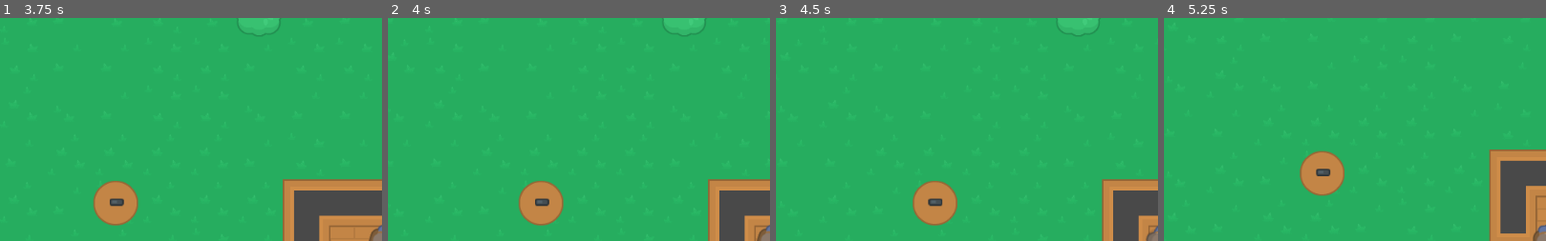
Above: before the commit, frames 1-4 (left to right).
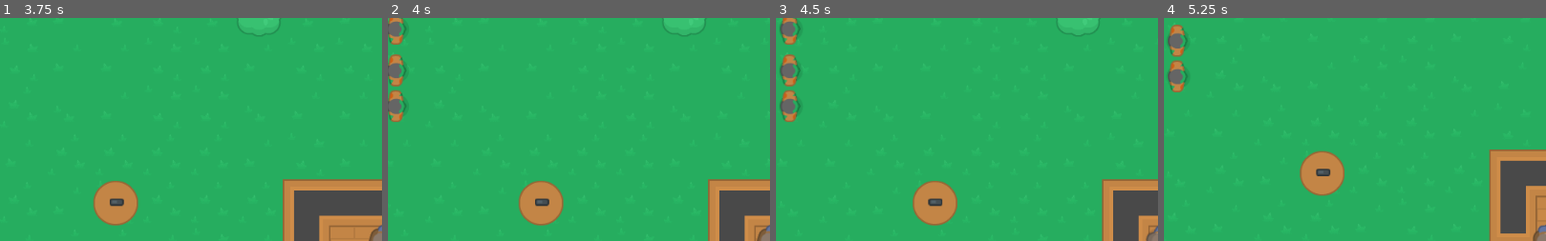
Above: after the commit, the same moments.

Repository: BrunoM24/Top-Down-Simple-Game
Game: Godot game, scene res://src/World.tscn
The game is run twice, just before and just after one commit, with the same random seed, the same clock (stepped at 60 frames per second) and the same inputs.
Inputs (mouse positions are % of the whole screen's width and height, from its top left):
- Up to frame 1 (3.75 s): tap Enter at 0.5, 2 s; move the mouse to (72, 45) at 0.52 s; hold D (move_right) 0.53-1.28 s; hold E (interact) 0.53-1.28 s; tap Space at 1.25 s; move the mouse to (30, 55) at 1.27 s; hold S (move_down) 1.28-2.03 s; click (30, 55) at 1.35 s; move the mouse to (60, 28) at 2.02 s; hold D (move_right) 2.03-2.78 s; hold E (interact) 2.03-2.78 s; move the mouse to (45, 70) at 2.77 s; hold W (move_up) 2.78-3.53 s; click (45, 70) at 2.85 s; move the mouse to (80, 65) at 3.52 s; hold A (move_left) from 3.53 s (still down); hold E (interact) from 3.53 s (still down)
- Up to frame 2 (4 s): keep holding A (move_left); keep holding E (interact)
- Up to frame 3 (4.5 s): keep holding A (move_left); move the mouse to (20, 35) at 4.27 s; release E (interact) at 4.28 s; click (20, 35) at 4.35 s
- Up to frame 4 (5.25 s): tap Space at 5 s; move the mouse to (55, 50) at 5.02 s; release A (move_left) at 5.03 s; hold S (move_down) from 5.03 s (still down); hold E (interact) from 5.03 s (still down)
The pictures show only the part of the screen within x 0-50%, y 0-50%; the shares and areas given below are measured in that part.

Frame 1 is identical in both runs. In frame 2, 1.5% of the frame differs, in the area x 0-5%, y 0-47%; in frame 3, 1.6%, in the area x 1-7%, y 0-47%; in frame 4, 1.1%.

Commit message:
WorldScene - Updated the World

Diff:
--- a/src/World.tscn
+++ b/src/World.tscn
@@ -72,19 +72,19 @@
 position = Vector2( -384.982, 174.763 )
 
 [node name="Zombie13" parent="Enemies" instance=ExtResource( 6 )]
-position = Vector2( -476.982, 284.763 )
+position = Vector2( -32.5097, -126.374 )
 
 [node name="Zombie14" parent="Enemies" instance=ExtResource( 6 )]
-position = Vector2( -476.982, 336.763 )
+position = Vector2( -32.5097, -74.3738 )
 
 [node name="Zombie15" parent="Enemies" instance=ExtResource( 6 )]
-position = Vector2( -476.982, 392.763 )
+position = Vector2( -32.5097, -18.3738 )
 
 [node name="Zombie16" parent="Enemies" instance=ExtResource( 6 )]
-position = Vector2( -476.982, 440.763 )
+position = Vector2( -32.5097, 29.6262 )
 
 [node name="Zombie17" parent="Enemies" instance=ExtResource( 6 )]
-position = Vector2( -476.982, 232.763 )
+position = Vector2( -32.5097, -178.374 )
 
 [node name="Zombie18" parent="Enemies" instance=ExtResource( 6 )]
-position = Vector2( -476.982, 174.763 )
+position = Vector2( -32.5097, -236.374 )
